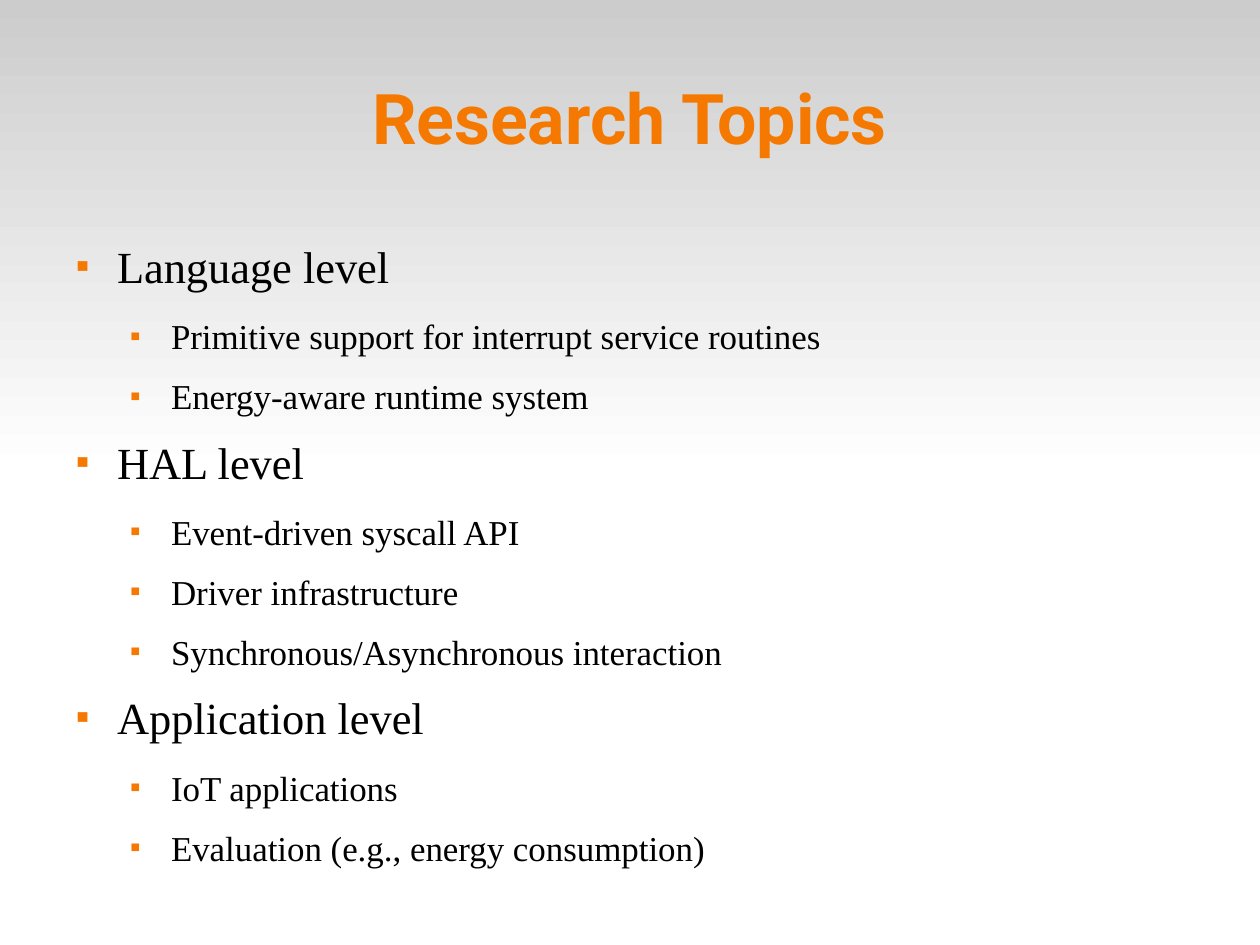
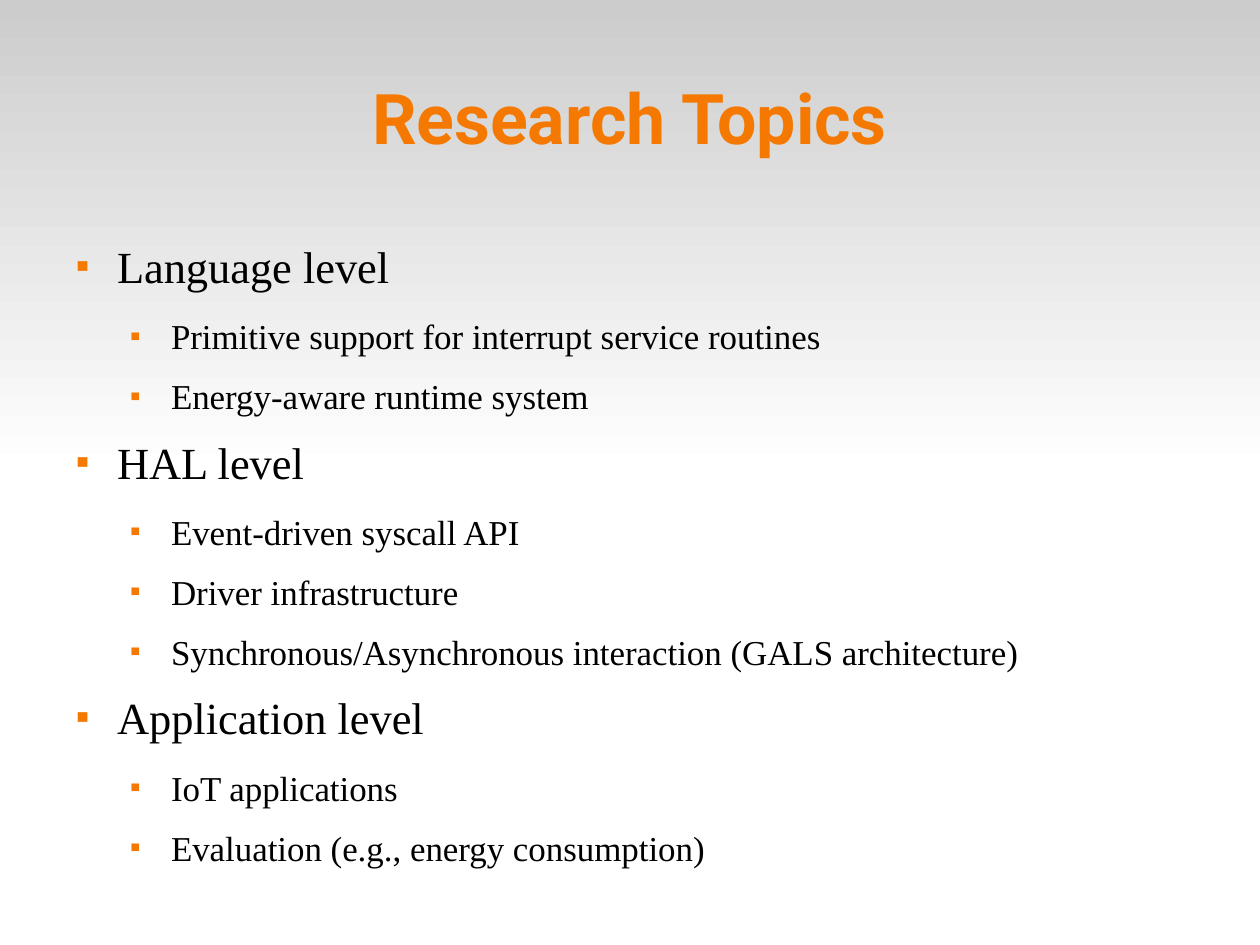
Before and after one commit to fsantanna-uerj/serrapilheira, a slide deck: slide 20 of Apresentacao/ceu_serra.odp. Drawn at 1260x945 pixels with LibreOffice and Linux fonts; fonts in the diff are those of the drawing. Boxes give left, top, right and bottom in pixels: in the first picture for what was removed or moved away, otherwise in the second. Text is boxed around its words. In the diff, an @@ line names an element or a change of style, - is before the commit and + after.

```diff
--- a/Apresentacao/ceu_serra.odp
+++ b/Apresentacao/ceu_serra.odp
@@ text at [171, 640, 1018, 672]: text changed @@
-  ■ Synchronous/Asynchronous interaction
+  ■ Synchronous/Asynchronous interaction (GALS architecture)
```
Also in this commit, not shown: 3 other slides changed, 1 other file.
